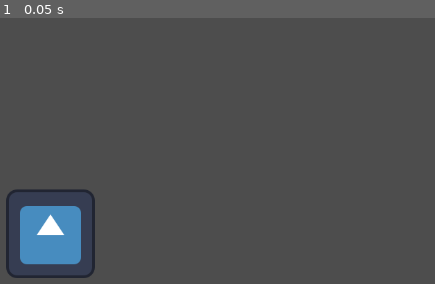
Above: before the commit, frame 1.
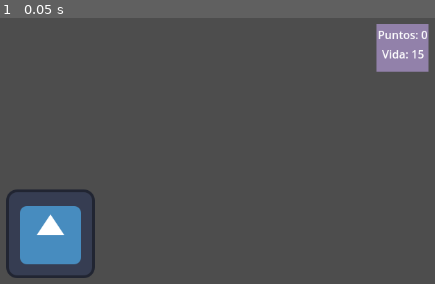
Above: after the commit, the same moment.

Repository: Joowyy/Godot_TopBack
Game: Godot game, scene res://Escenas/mundo_top_back.tscn
Same seed, same stepped clock (60 frames per second), same inputs: the game is played once before the commit and once after it. This scene is started directly instead of the project's main scene. The engine's default icon, where the game draws it, is replaced by a stand-in: a white triangle on a blue panel in a dark square.
Inputs:
- Up to frame 1 (0.05 s): no input

The runs differ from the first frame. In frame 1, 2.2% of the frame differs, in the area x 86-99%, y 2-21%.

Commit message:
Interfaz Funcional

Diff:
--- a/Escenas/Jugador.tscn
+++ b/Escenas/Jugador.tscn
@@ -33,6 +33,29 @@
 
 [node name="Camera2D" type="Camera2D" parent="."]
 
+[node name="CanvasLayer" type="CanvasLayer" parent="."]
+
+[node name="ColorRect" type="ColorRect" parent="CanvasLayer"]
+offset_left = 1046.0
+offset_top = 20.0
+offset_right = 1121.0
+offset_bottom = 89.0
+color = Color(0.760784, 0.65098, 0.92549, 0.588235)
+
+[node name="Vida" type="Label" parent="CanvasLayer"]
+offset_left = 1054.0
+offset_top = 52.0
+offset_right = 1115.0
+offset_bottom = 75.0
+text = "Vida: 15"
+
+[node name="EnemigosMuertos" type="Label" parent="CanvasLayer"]
+offset_left = 1048.0
+offset_top = 24.0
+offset_right = 1210.0
+offset_bottom = 47.0
+text = "Puntos: 0"
+
 [connection signal="timeout" from="Timer" to="." method="_on_timer_timeout"]
 [connection signal="body_entered" from="Area2D" to="." method="_on_area_2d_body_entered"]
 [connection signal="body_exited" from="Area2D" to="." method="_on_area_2d_body_exited"]
--- a/Scripts/jugadorG.gd
+++ b/Scripts/jugadorG.gd
@@ -10,7 +10,7 @@
 
 # Agregamos la velocidad en nuestro personaje
 var gravedad:float = 0.0
-var coins:int = 0
+var points:int = 0
 var vida:int = 15
 var daño:int = 3
 var canAtaque:bool = true
@@ -21,6 +21,9 @@
 
 # Comprueba constantemente 60 veces por segundo
 func _physics_process(delta: float) -> void:
+
+	$CanvasLayer/Vida.text = "Vida: " + str(vida)
+	$CanvasLayer/EnemigosMuertos.text = "Puntos: " + str(points)
 
 	# Si no estas en el piso, aplica la gravedad
 	if not is_on_floor():
@@ -91,6 +94,8 @@
 
 	if canAtaque:
 		enemigo.vida -= daño
+		if enemigo.vida <= 0:
+			points += 1
 		$Timer.start()
 		canAtaque = false
 
